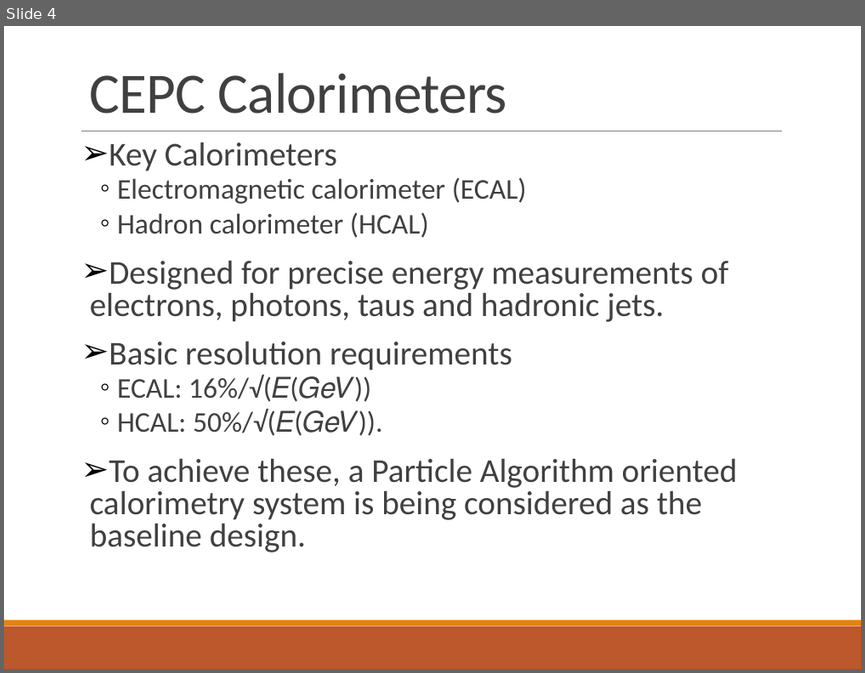
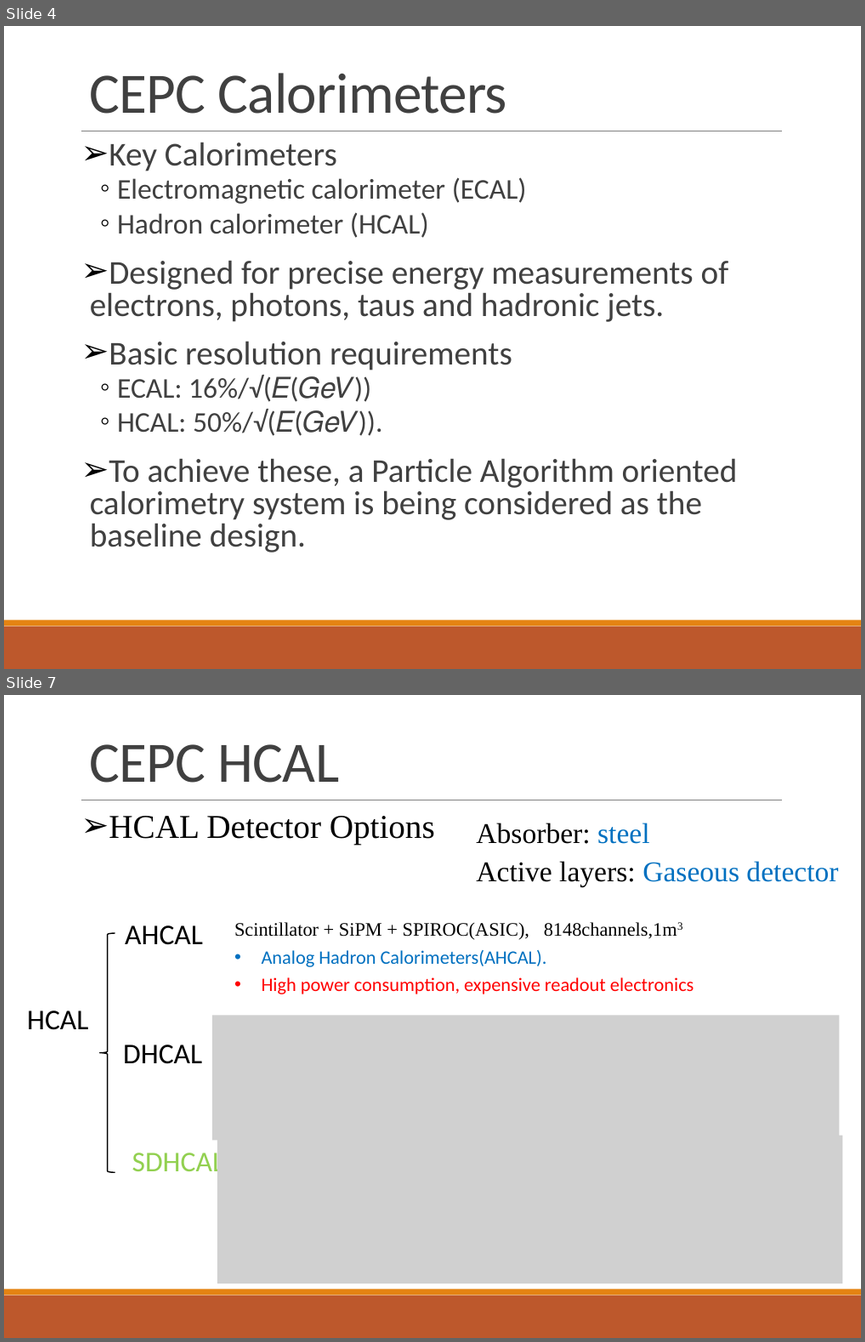
Before and after one commit to wyu0725/SDHCAL_DAQ, a slide deck: Slides/DHCAL_ReadOutElectronics.pptx. Shown one above the other, each under a label of ours: slide 4 before the commit, slides 4 and 7 after it; the slides between them are not shown. The pictures are 865x673 and 865x1342 pixels, drawn with LibreOffice and Linux fonts; fonts in the diff are those of the drawing; grey boxes stand for pictures. Boxes give left, top, right and bottom in pixels: in the first picture for what was removed or moved away, otherwise in the second. Text is boxed around its words. In the diff, an @@ line names an element or a change of style, - is before the commit and + after.

```diff
--- a/Slides/DHCAL_ReadOutElectronics.pptx
+++ b/Slides/DHCAL_ReadOutElectronics.pptx
@@ slide 7 added at [4, 695, 861, 1338], background #FFFFFF; not listed: 3 template elements that a slide beside it also shows @@
@@ title added at [90, 744, 340, 783], 48 pt, text #404040 @@
+CEPC HCAL
@@ text added at [109, 816, 435, 845], 28 pt, text #000000 @@
+➢ HCAL Detector Options
@@ group added at [27, 823, 843, 1283]: 6 texts, 2 pictures, 1 left brace @@
+HCAL
+AHCAL
+DHCAL
+SDHCAL
+Scintillator + SiPM + SPIROC(ASIC), 8148channels,1m3
+• Analog Hadron Calorimeters(AHCAL).
+• High power consumption, expensive readout electronics
+Absorber: steel
+Active layers: Gaseous detector
```
Also in this commit, not shown: 3 slides changed, 5 other slides added.
